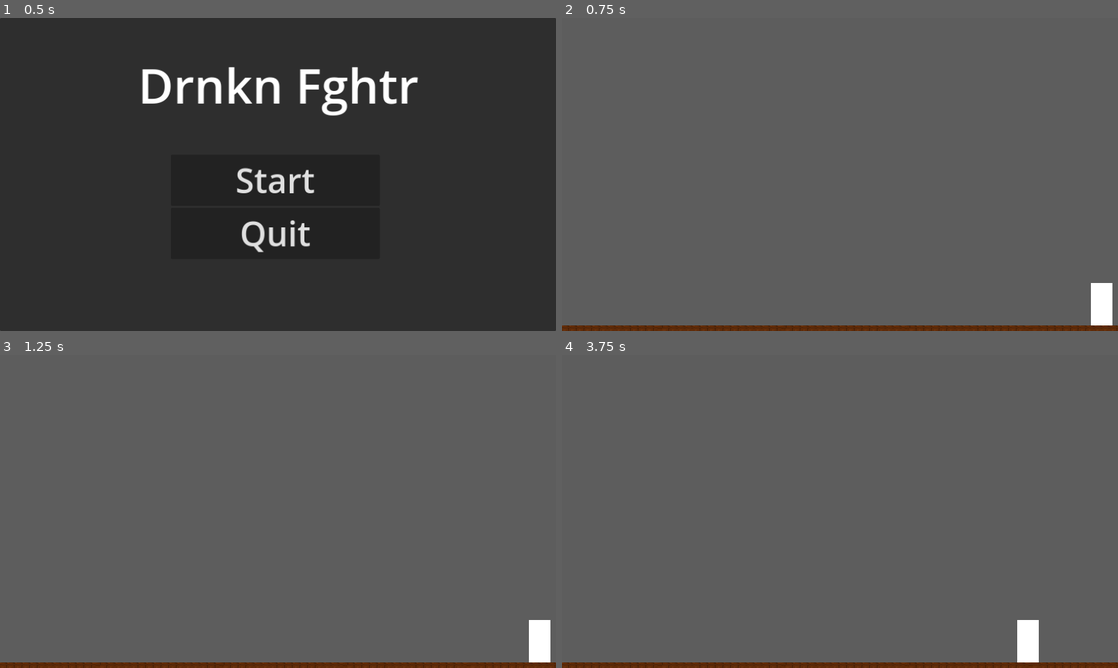
Above: before the commit, frames 1-4 (two rows, left to right).
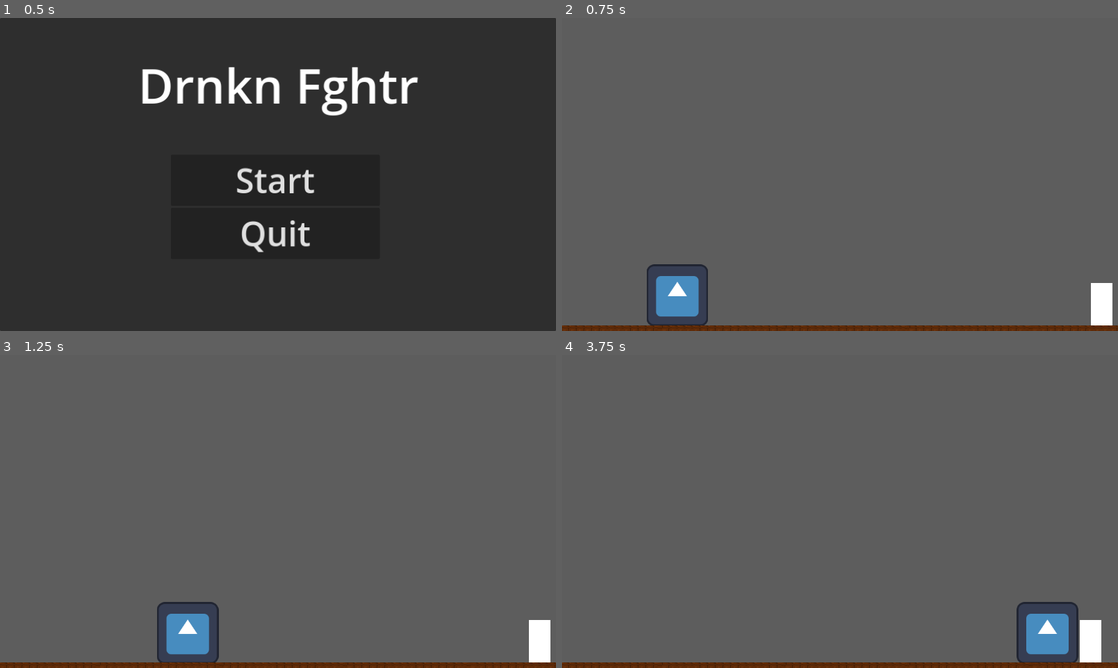
Above: after the commit, the same moments.

Repository: qzjo/Drnkn-Fghtr
Game: Godot game, scene res://start_screen.tscn
Two runs of this game, one before a commit and one after it. Both use one fixed random seed, a clock stepped at 60 frames per second and the inputs below. The engine's default icon, where the game draws it, is replaced by a stand-in: a white triangle on a blue panel in a dark square.
Inputs:
- Up to frame 1 (0.5 s): no input
- Up to frame 2 (0.75 s): click "Start" at 0.5 s
- Up to frame 3 (1.25 s): no input
- Up to frame 4 (3.75 s): hold D (move_right) 1.28-2.78 s; tap S (crouch) every 0.75 s from 1.35 to 3.6 s; tap W (jump) at 1.52, 2.27 s; hold A (move_left) 2.78-3.53 s; hold D (move_right) from 3.53 s (still down)

Frame 1 is identical in both runs. In frame 2, 2.1% of the frame differs, in the area x 15-27%, y 78-99%; in frame 3, 2.1%; in frame 4, 2.7%, in the area x 81-97%, y 78-99%.

Commit message:
mob prototype

Diff:
--- a/drnkn-fghtr/game.tscn
+++ b/drnkn-fghtr/game.tscn
@@ -1,10 +1,11 @@
-[gd_scene load_steps=10 format=4 uid="uid://cgvswar3jwhk"]
+[gd_scene load_steps=11 format=4 uid="uid://cgvswar3jwhk"]
 
 [ext_resource type="Texture2D" uid="uid://bytcmf3pvkwf" path="res://Assets/White.png" id="1_ao4l5"]
 [ext_resource type="Texture2D" uid="uid://cplbbhs4fj1uc" path="res://Assets/floor.png" id="1_bh7tu"]
 [ext_resource type="Script" path="res://game.gd" id="1_hej6x"]
 [ext_resource type="PackedScene" uid="uid://dcejowwb6rr5e" path="res://mainCharacter.tscn" id="2_dt1wi"]
 [ext_resource type="PackedScene" uid="uid://coumitoylgnp8" path="res://pause_screen.tscn" id="5_7lpox"]
+[ext_resource type="PackedScene" uid="uid://dalu6q0f6q38f" path="res://mob.tscn" id="6_1qwol"]
 
 [sub_resource type="TileSetAtlasSource" id="TileSetAtlasSource_k1ct2"]
 texture = ExtResource("1_bh7tu")
@@ -97,3 +98,6 @@
 offset_bottom = -8.0
 grow_horizontal = 1
 grow_vertical = 1
+
+[node name="Mob" parent="." instance=ExtResource("6_1qwol")]
+position = Vector2(189, 573)
--- a/drnkn-fghtr/mainCharacter.tscn
+++ b/drnkn-fghtr/mainCharacter.tscn
@@ -1,10 +1,13 @@
-[gd_scene load_steps=4 format=3 uid="uid://dcejowwb6rr5e"]
+[gd_scene load_steps=5 format=3 uid="uid://dcejowwb6rr5e"]
 
 [ext_resource type="Script" path="res://main_character.gd" id="1_ef64n"]
 [ext_resource type="Texture2D" uid="uid://bytcmf3pvkwf" path="res://Assets/White.png" id="1_jj3j1"]
 
 [sub_resource type="RectangleShape2D" id="RectangleShape2D_y7rmm"]
-size = Vector2(32, 64.2)
+size = Vector2(32, 64)
+
+[sub_resource type="RectangleShape2D" id="RectangleShape2D_ii88m"]
+size = Vector2(62, 126)
 
 [node name="Character" type="CharacterBody2D"]
 script = ExtResource("1_ef64n")
@@ -14,7 +17,15 @@
 scale = Vector2(1, 2)
 texture = ExtResource("1_jj3j1")
 
-[node name="CollisionShape2D" type="CollisionShape2D" parent="."]
-position = Vector2(4.76837e-07, -2.1)
+[node name="Area2D" type="Area2D" parent="."]
+
+[node name="CollisionShape2D" type="CollisionShape2D" parent="Area2D"]
+light_mask = 0
+visibility_layer = 2
+position = Vector2(4.76837e-07, -2)
 scale = Vector2(2, 2)
 shape = SubResource("RectangleShape2D_y7rmm")
+
+[node name="CollisionShape2D" type="CollisionShape2D" parent="."]
+position = Vector2(0, -2)
+shape = SubResource("RectangleShape2D_ii88m")
--- a/drnkn-fghtr/main_character.gd
+++ b/drnkn-fghtr/main_character.gd
@@ -9,6 +9,8 @@
 	# Add the gravity.
 	if not is_on_floor():
 		velocity += get_gravity() * delta
+
+
 
 	# Handle jump.
 	if Input.is_action_just_pressed("jump") and is_on_floor():
--- /dev/null
+++ b/drnkn-fghtr/mob.gd
@@ -0,0 +1,20 @@
+extends CharacterBody2D
+
+@onready var target = $"../Character"
+
+const speed = 300.0
+
+
+func _physics_process(delta: float) -> void:
+
+	if not is_on_floor():
+		velocity += get_gravity() * delta
+
+
+
+
+	var direction = (target.position - position).normalized()
+	velocity = direction * speed
+
+
+	move_and_slide()
--- /dev/null
+++ b/drnkn-fghtr/mob.tscn
@@ -0,0 +1,30 @@
+[gd_scene load_steps=5 format=3 uid="uid://dalu6q0f6q38f"]
+
+[ext_resource type="Script" path="res://mob.gd" id="1_is8bb"]
+[ext_resource type="Texture2D" uid="uid://bumh8t8a1noii" path="res://icon.svg" id="2_2owdf"]
+
+[sub_resource type="RectangleShape2D" id="RectangleShape2D_dfk3s"]
+size = Vector2(128, 127)
+
+[sub_resource type="RectangleShape2D" id="RectangleShape2D_tm3eq"]
+size = Vector2(125, 124)
+
+[node name="Mob" type="CharacterBody2D"]
+script = ExtResource("1_is8bb")
+
+[node name="Sprite2D" type="Sprite2D" parent="."]
+texture = ExtResource("2_2owdf")
+
+[node name="Area2D" type="Area2D" parent="."]
+
+[node name="CollisionShape2D" type="CollisionShape2D" parent="Area2D"]
+light_mask = 0
+visibility_layer = 2
+position = Vector2(0, -0.5)
+shape = SubResource("RectangleShape2D_dfk3s")
+
+[node name="CollisionShape2D" type="CollisionShape2D" parent="."]
+position = Vector2(-0.5, 0)
+shape = SubResource("RectangleShape2D_tm3eq")
+
+[connection signal="body_entered" from="Area2D" to="." method="_on_area_2d_body_entered"]
